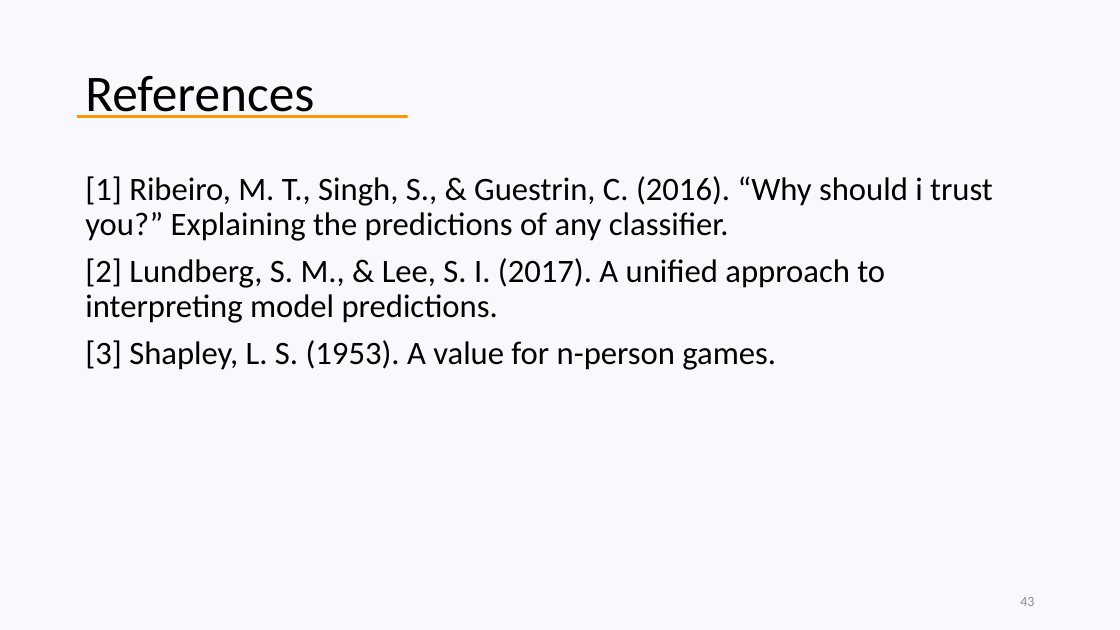
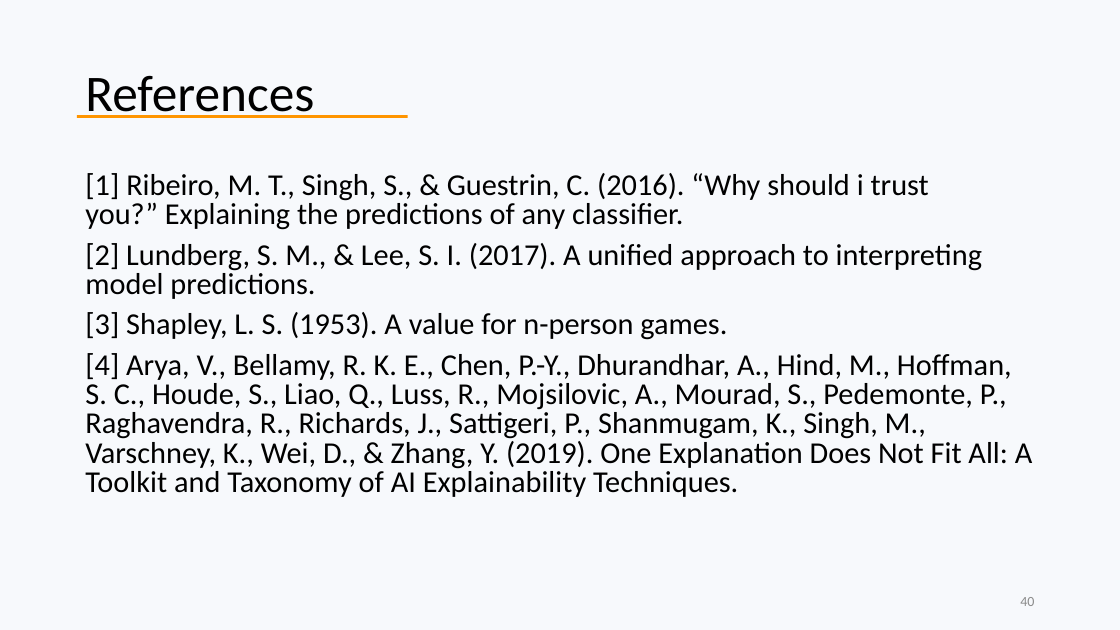
Before and after one commit to marnixm/lime_experiments, a slide deck: slide 40 of _Presentation/Thesis Marnix Maas (2020) - An assessment of black box model explainers.pptx (slide 43 before the commit). Drawn at 1120x630 pixels with LibreOffice and Linux fonts; fonts in the diff are those of the drawing; background and template pictures are left out. Boxes give left, top, right and bottom in pixels: in the first picture for what was removed or moved away, otherwise in the second. Text is boxed around its words. In the diff, an @@ line names an element or a change of style, - is before the commit and + after.

```diff
--- a/_Presentation/Thesis Marnix Maas (2020) - An assessment of black box model explainers.pptx
+++ b/_Presentation/Thesis Marnix Maas (2020) - An assessment of black box model explainers.pptx
@@ text at (x1=85, y1=173, x2=982, y2=340): size 28 to 26 pt in "[1] Ribeiro, M. T., Singh, S., & ...", "[2] Lundberg, S. M., & Lee, S. ...", "[3] Shapley, L. S. (1953). A value ..."; line spacing 0.9 to 0.8 @@
@@ text at (x1=85, y1=353, x2=1033, y2=497): paragraph added @@
+[4] Arya, V., Bellamy, R. K. E., Chen, P.-Y., Dhurandhar, A., Hind, M., Hoffman, S. C., Houde, S., Liao, Q., Luss, R., Mojsilovic, A., Mourad, S., Pedemonte, P., Raghavendra, R., Richards, J., Sattigeri, P., Shanmugam, K., Singh, M., Varschney, K., Wei, D., & Zhang, Y. (2019). One Explanation Does Not Fit All: A Toolkit and Taxonomy of AI Explainability Techniques.
@@ page number at (x1=1020, y1=597, x2=1034, y2=606): text changed @@
-43
+40
```
Also in this commit, not shown: 18 other slides changed, 2 slides added, 9 slides removed, 10 other files.
